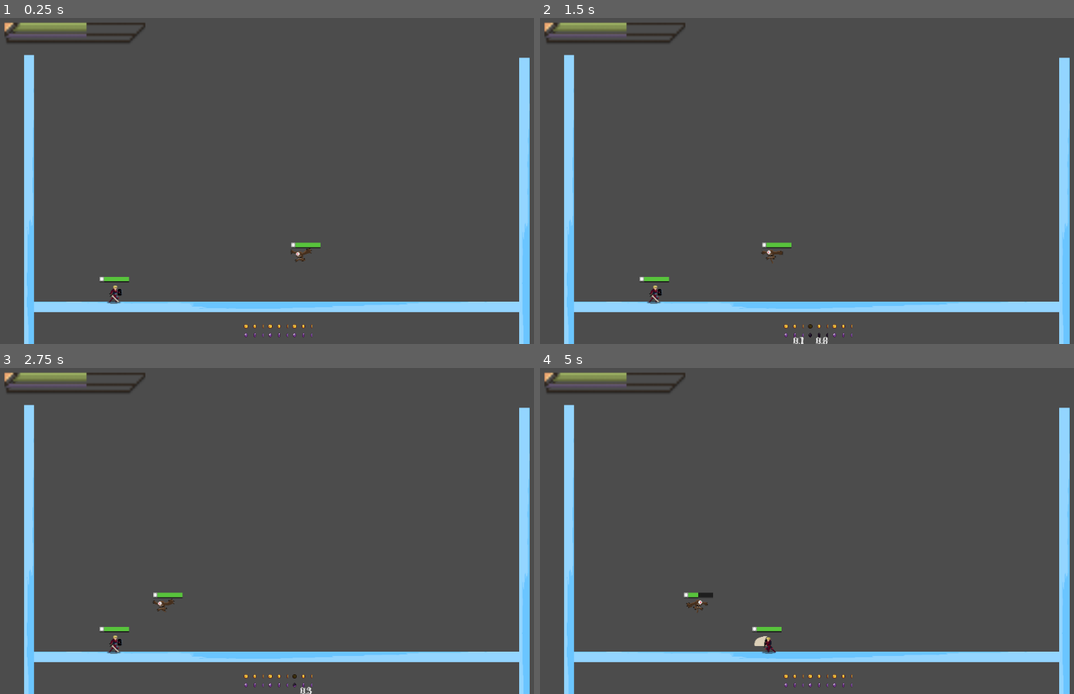
Above: before the commit, frames 1-4 (two rows, left to right).
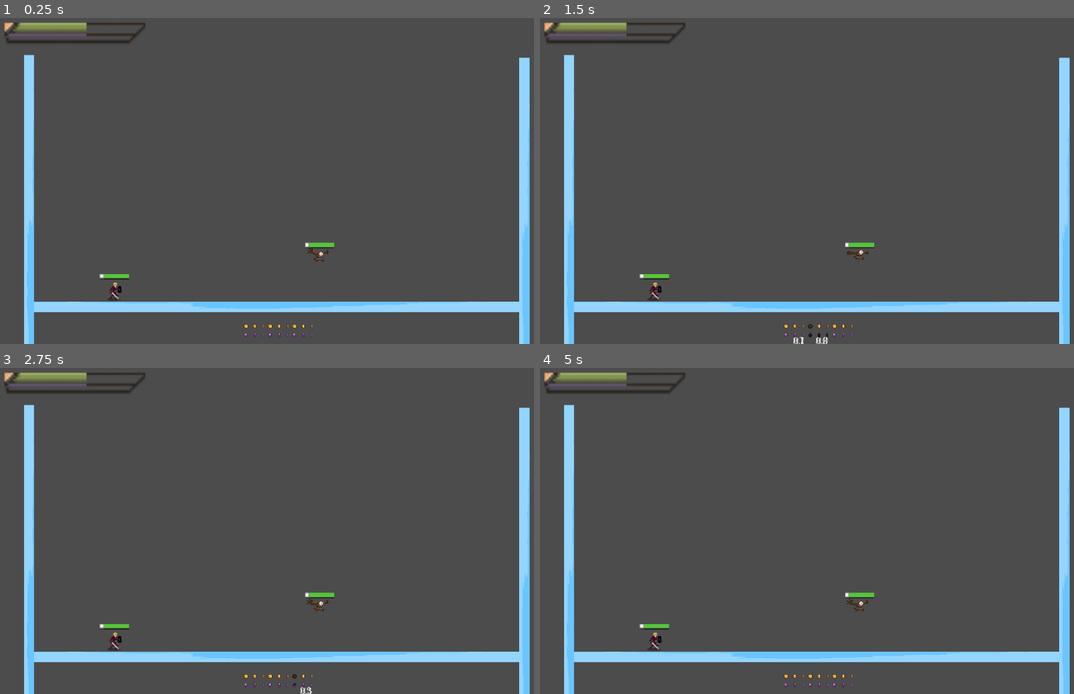
Above: after the commit, the same moments.

Repository: awrenn/moonshot
Game: Godot game, scene res://Test/BatBowl.tscn
The game is run twice, just before and just after one commit, with the same random seed, the same clock (stepped at 60 frames per second) and the same inputs. This scene is started directly instead of the project's main scene.
Inputs (mouse positions are in pixels of both pictures, inside the frame that each line leads up to):
- Up to frame 1 (0.25 s): no input
- Up to frame 2 (1.5 s): click (790, 334) at 0.5 s; click (817, 334) at 1.25 s
- Up to frame 3 (2.75 s): click (299, 684) at 2 s
- Up to frame 4 (5 s): tap Enter (ui_accept) at 2.75, 3.02, 3.77 s; hold Space 2.78-3.53 s; hold Right (ui_right) 2.78-4.28 s; tap Space at 3.6 s; hold Left (ui_left) from 4.28 s (still down); hold Space from 4.28 s (still down)

The runs differ from the first frame. In frame 1, 0.4% of the frame differs, in the area x 18-63%, y 68-88%; in frame 2, 0.5%; in frame 3, 0.5%; in frame 4, 0.7%.
Error after the commit: Parse Error: The identifier "anim_state" isn't declared in the current scope. (res://Character/Player/Player.gd:15)

Commit message:
Changes to enemy/character format to always do death on death

Diff:
--- a/Character/Enemy/Bat/Bat.gd
+++ b/Character/Enemy/Bat/Bat.gd
@@ -29,14 +29,13 @@
 const STRENGTH = 5
 var attacks = ["attack1", "attack2", "attack3"]
 
-var animState
 var deathTimer = 0
 var DEATH_TIME = 5
 
 # Called when the node enters the scene tree for the first time.
 func _ready():
-	animState = $Position2D/Body/AnimationTree.get("parameters/playback")
-	animState.start("patrol")
+	anim_state = $Position2D/Body/AnimationTree.get("parameters/playback")
+	anim_state.start("patrol")
 	yPos = position.y
 	gravity = 0
 	enterPatrol()
@@ -44,20 +43,18 @@
 # Called every frame. 'delta' is the elapsed time since the previous frame.
 func _process(delta):
 	position.y += gravity * delta
-	if curState == states.DEAD:
-		return
-	checkDeath(delta)
 
 	checkStateTransition()
-	if curState == states.PATROL:
-		patrol(delta)
-	elif curState == states.FLEE:
-		flee(delta)
-	elif curState == states.STALK:
-		stalk(delta)
-	elif curState == states.ATTACK:
-		attack(delta)
-	$Position2D/Body.flip_h = moveDir.x == -1
+	match curState:
+		states.PATROL:
+			patrol(delta)
+		states.FLEE:
+			flee(delta)
+		states.STALK:
+			stalk(delta)
+		states.ATTACK:
+			attack(delta)
+	$Position2D/Body.scale.x = -1 if moveDir.x < 0 else 1
 
 
 func checkDeath(delta):
@@ -80,10 +77,10 @@
 func enterPatrol():
 	patrolStart = position
 	curState = states.PATROL
-	animState.travel("patrol")
+	anim_state.travel("patrol")
 
 func enterFlee():
-	animState.travel("flee")
+	anim_state.travel("flee")
 	curState = states.FLEE
 	fleePoint = position.x + FLEE_DISTANCE * moveDir
 
@@ -96,7 +93,7 @@
 	curState = states.STALK
 
 func stalk(delta):
-	animState.travel("stalk")
+	anim_state.travel("stalk")
 	var players = get_tree().get_nodes_in_group("player")
 	if len(players) == 0:
 		return
@@ -112,7 +109,7 @@
 
 var attackVelocity = Vector2(0,0)
 func enterAttack():
-	animState.travel(attacks[randi() % attacks.size()])
+	anim_state.travel(attacks[randi() % attacks.size()])
 	curState = states.ATTACK
 	attackVelocity = Vector2(moveDir.x * PATROL_SPEED, ATTACK_DIP_SPEED)
 
@@ -138,8 +135,7 @@
 
 func enterDying():
 	curState = states.DYING
-
-	animState.travel("dying")
+	anim_state.travel("death")
 
 func _on_ChompBox_body_entered(body):
 	if body.is_in_group("hitbox") and body.is_in_group("player"):
@@ -157,7 +153,7 @@
 func _on_DyingBox_body_entered(body):
 	if body.is_in_group("bats"):
 		return
-	animState.travel("dead")
+	anim_state.travel("dead")
 	curState = states.DEAD
 	gravity = 0
 	yield(get_tree().create_timer(2.0), "timeout")
--- a/Character/Enemy/Bat/Bat.tscn
+++ b/Character/Enemy/Bat/Bat.tscn
@@ -520,15 +520,15 @@
 states/attack3/position = Vector2( 37, 258 )
 states/dead/node = SubResource( 75 )
 states/dead/position = Vector2( -111.312, 95 )
-states/dying/node = SubResource( 71 )
-states/dying/position = Vector2( 42, 95 )
+states/death/node = SubResource( 71 )
+states/death/position = Vector2( 42, 95 )
 states/flee/node = SubResource( 46 )
 states/flee/position = Vector2( 393, 95 )
 states/patrol/node = SubResource( 47 )
 states/patrol/position = Vector2( 214, 95 )
 states/stalk/node = SubResource( 51 )
 states/stalk/position = Vector2( 214, 258 )
-transitions = [ "flee", "patrol", SubResource( 50 ), "attack …(311 unchanged characters)… "stalk", SubResource( 64 ), "patrol", "dying", SubResource( 72 ), "dying", "dead", SubResource( 76 ) ]
+transitions = [ "flee", "patrol", SubResource( 50 ), "attack …(311 unchanged characters)… "stalk", SubResource( 64 ), "patrol", "death", SubResource( 72 ), "death", "dead", SubResource( 76 ) ]
 start_node = "patrol"
 graph_offset = Vector2( -364.312, -27 )
 
@@ -561,7 +561,6 @@
 [node name="Body" type="AnimatedSprite" parent="Position2D"]
 frames = SubResource( 9 )
 animation = "Patrol"
-frame = 7
 
 [node name="AnimationPlayer" type="AnimationPlayer" parent="Position2D/Body"]
 anims/Attack1 = SubResource( 43 )
--- a/Character/Enemy/Skeleton/Skeleton.gd
+++ b/Character/Enemy/Skeleton/Skeleton.gd
@@ -4,7 +4,6 @@
 var state = states.PATROL
 
 # For setting animations.
-var anim_state
 var run_speed = 25
 var attacks = ["attack"]
 var velocity = Vector2.ZERO
@@ -19,7 +18,7 @@
 
 # Called when the node enters the scene tree for the first time.
 func _ready():
-	anim_state = $Position2D/Body/AnimationTree.get("parameters/playback")
+	pass
 
 func choose_action():
 	velocity = Vector2.ZERO
@@ -42,16 +41,15 @@
 		states.CHASE:
 			target = player.position
 			velocity = (target - position).normalized() * run_speed
+			$Position2D/Body.scale.x = -1 if velocity.x < 0 else 1
 
 		states.ATTACK:
 			target = player.position
-			$Position2D/Body.flip_h = target.x < position.x
+			$Position2D/Body.scale.x = -1 if target.x < position.x else 1
 			anim_state.travel("attack")
 
 func _physics_process(delta):
 	choose_action()
-
-	$Position2D/Body.flip_h = velocity.x < 0
 
 	if velocity.length() > 0:
 		anim_state.travel("walk")
--- a/Character/Enemy/Skeleton/Skeleton.tscn
+++ b/Character/Enemy/Skeleton/Skeleton.tscn
@@ -103,6 +103,11 @@
 "loop": true,
 "name": "attack",
 "speed": 5.0
+}, {
+"frames": [  ],
+"loop": true,
+"name": "death",
+"speed": 5.0
 } ]
 
 [sub_resource type="Animation" id=18]
@@ -143,6 +148,9 @@
 "update": 1,
 "values": [ true, false, true ]
 }
+
+[sub_resource type="Animation" id=33]
+resource_name = "death"
 
 [sub_resource type="Animation" id=19]
 length = 0.4
@@ -217,6 +225,7 @@
 
 [sub_resource type="AnimationNodeStateMachineTransition" id=27]
 switch_mode = 2
+auto_advance = true
 
 [sub_resource type="AnimationNodeStateMachine" id=28]
 states/attack/node = SubResource( 21 )
@@ -251,10 +260,11 @@
 position = Vector2( 0.28997, -26.4252 )
 frames = SubResource( 17 )
 animation = "idle"
-frame = 2
+frame = 3
 
 [node name="AnimationPlayer" parent="Position2D/Body" index="0"]
 anims/attack = SubResource( 18 )
+anims/death = SubResource( 33 )
 anims/idle = SubResource( 19 )
 anims/walk = SubResource( 20 )
 
--- a/Character/Player/Player.gd
+++ b/Character/Player/Player.gd
@@ -9,7 +9,6 @@
 export (bool) var attacking = false
 
 var velocity = Vector2.ZERO
-var anim_state
 
 # Called when the node enters the scene tree for the first time.
 func _ready():
@@ -35,6 +34,7 @@
 			anim_state.travel("idle")
 
 	if attack && not attacking:
+		#attacking = true
 		anim_state.travel("attack")
 
 func _physics_process(delta):
@@ -58,13 +58,6 @@
 			velocity.y = jump_speed
 			anim_state.travel("idle")
 
-func take_damage(value):
-	.take_damage(value)
-	if health == 0:
-		anim_state.travel("death")
-
-
-
 func _on_SwordBox_body_entered(body):
 	if !body.is_in_group("enemy"):
 		return
--- a/Character/Player/Player.tscn
+++ b/Character/Player/Player.tscn
@@ -300,7 +300,7 @@
 tracks/2/keys = {
 "times": PoolRealArray( 0.4, 0.7 ),
 "transitions": PoolRealArray( 1, 1 ),
-"update": 1,
+"update": 0,
 "values": [ false, true ]
 }
 
@@ -456,7 +456,7 @@
 position = Vector2( 0, -12 )
 frames = SubResource( 53 )
 animation = "attack"
-frame = 4
+frame = 7
 
 [node name="AnimationPlayer" parent="Position2D/Body" index="0"]
 autoplay = "idle"
@@ -471,12 +471,16 @@
 active = true
 parameters/playback = SubResource( 65 )
 
-[node name="SwordBox" type="Area2D" parent="Position2D/Body" index="2"]
+[node name="SwordBox" type="Area2D" parent="Position2D/Body" index="2" groups=[
+"hitbox",
+"player",
+]]
 
 [node name="SwordCollider" type="CollisionShape2D" parent="Position2D/Body/SwordBox" index="0"]
 position = Vector2( 3, -8 )
 scale = Vector2( 2, 1.5 )
 shape = SubResource( 77 )
+disabled = true
 
 [node name="Shadow" parent="Position2D/FloorFinder" index="0"]
 position = Vector2( 0.0625005, -8.375 )
--- a/MainMenu/MainMenu.tscn
+++ b/MainMenu/MainMenu.tscn
@@ -72,7 +72,7 @@
 position = Vector2( -0.943909, 14.1581 )
 frames = SubResource( 5 )
 animation = "idle"
-frame = 2
+frame = 1
 playing = true
 
 [node name="Text" type="Label" parent="CenterContainer/Menu/MenuItem"]
@@ -93,7 +93,6 @@
 position = Vector2( -0.943909, 14.1581 )
 frames = SubResource( 5 )
 animation = "idle"
-frame = 1
 playing = true
 
 [node name="Text" type="Label" parent="CenterContainer/Menu/MenuItem2"]
@@ -113,7 +112,6 @@
 position = Vector2( -0.943909, 14.1581 )
 frames = SubResource( 5 )
 animation = "idle"
-frame = 1
 playing = true
 
 [node name="Text" type="Label" parent="CenterContainer/Menu/MenuItem3"]
Not shown: 1 places in Character/Enemy/Skeleton/Skeleton.tscn that only renumber resources
